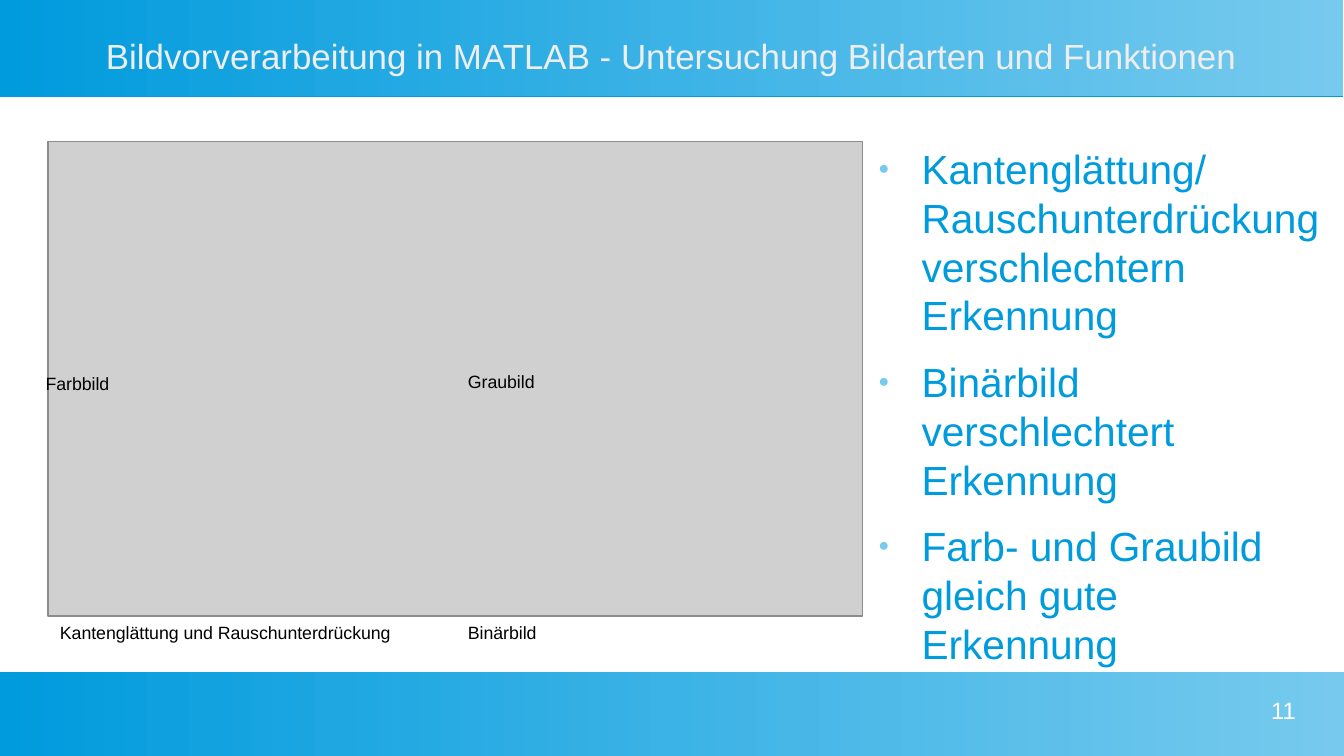
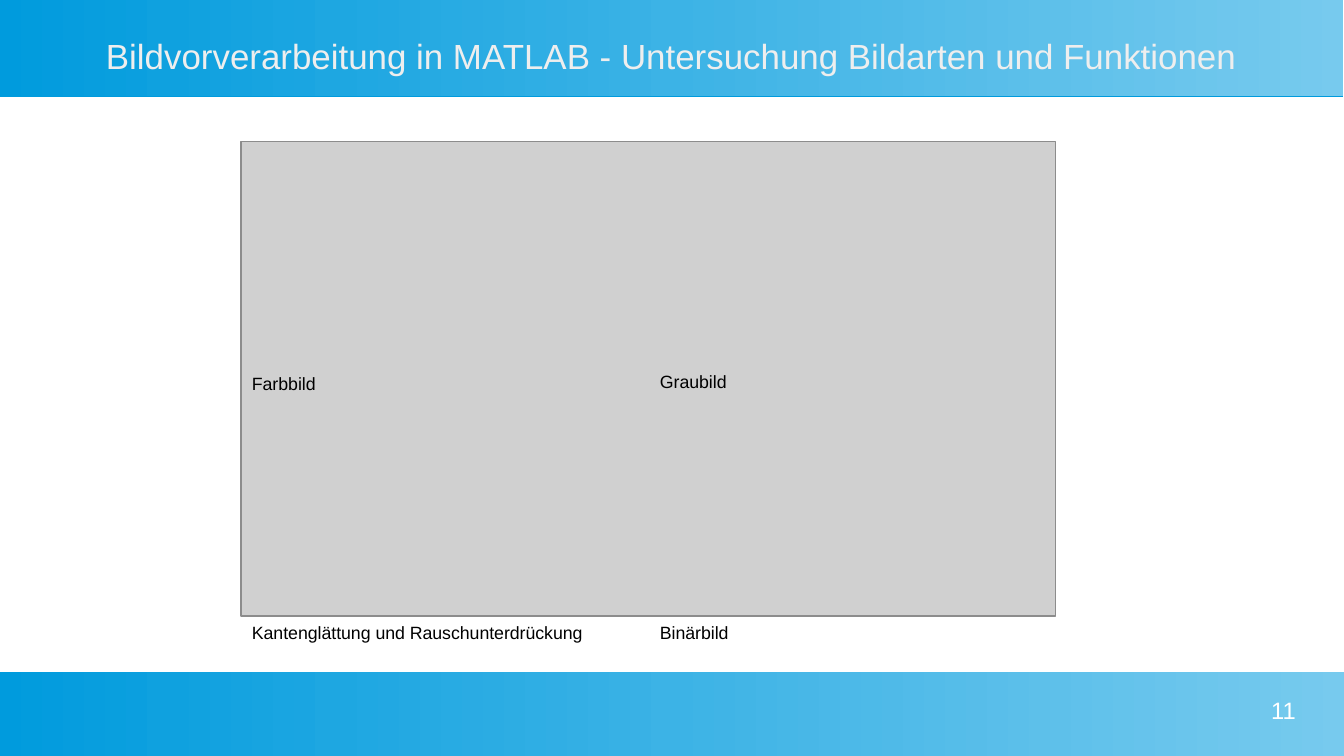
Before and after one commit to Commander-Philip/the-machine-learning-brick, a slide deck: slide 11 of docs/Präsentation.odp. Drawn at 1344x756 pixels with LibreOffice and Linux fonts; fonts in the diff are those of the drawing; grey boxes stand for pictures. Boxes give left, top, right and bottom in pixels: in the first picture for what was removed or moved away, otherwise in the second. Text is boxed around its words. In the diff, an @@ line names an element or a change of style, - is before the commit and + after.

```diff
--- a/docs/Präsentation.odp
+++ b/docs/Präsentation.odp
@@ picture moved from (x1=48, y1=141, x2=862, y2=616) to (x1=241, y1=141, x2=1056, y2=616) @@
@@ text removed at (x1=922, y1=154, x2=1320, y2=667) @@
-● Kantenglättung/ Rauschunterdrückung verschlechtern Erkennung
-● Binärbild verschlechtert Erkennung
-● Farb- und Graubild gleich gute Erkennung
@@ text "Farbbild" rewrapped from (x1=46, y1=376, x2=110, y2=394) to (x1=252, y1=377, x2=316, y2=390) @@
@@ 3 texts moved together from (x1=60, y1=375, x2=537, y2=643) to (x1=252, y1=375, x2=729, y2=643) @@
```
Also in this commit, not shown: 1 other slide changed, 1 slide added, 1 slide removed.
